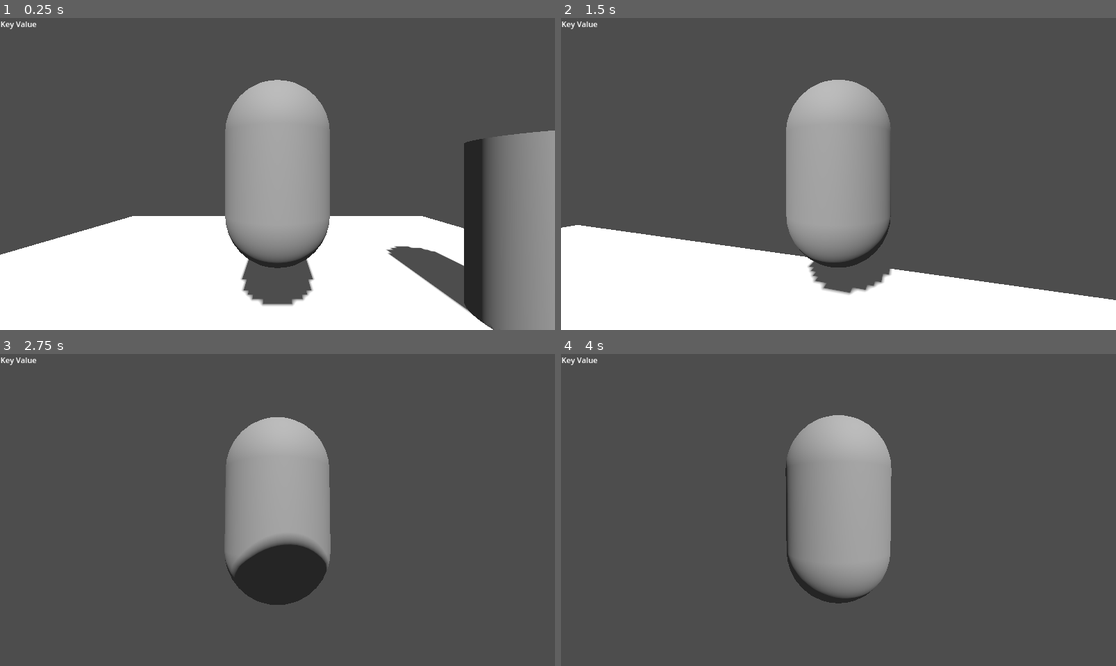
Above: before the commit, frames 1-4 (two rows, left to right).
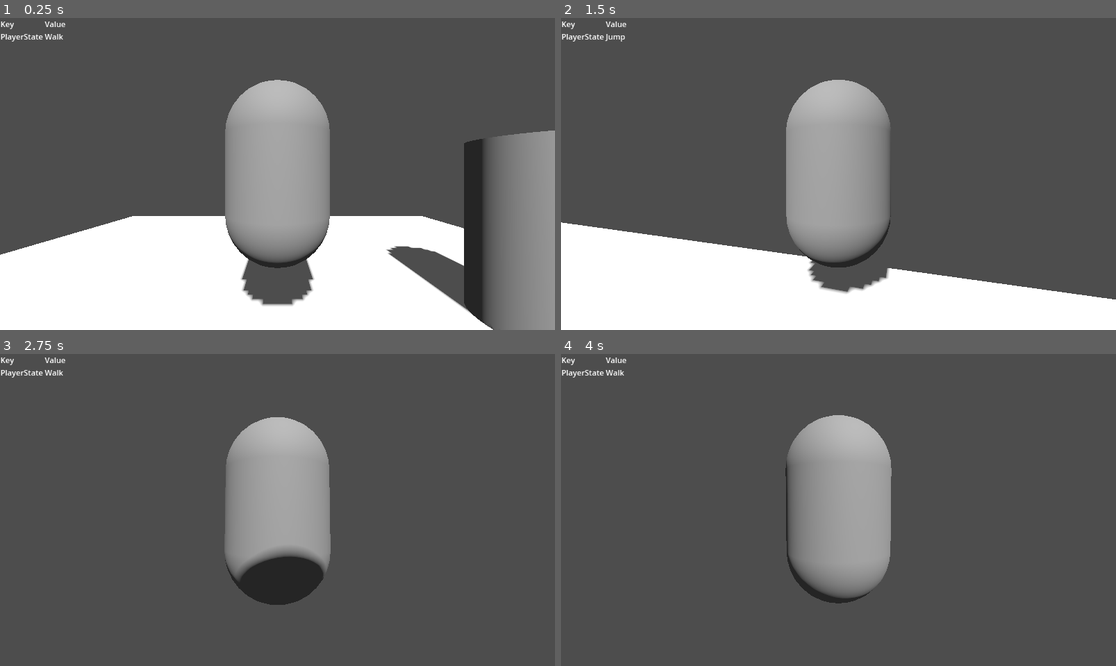
Above: after the commit, the same moments.

Repository: ee0pdt/godot-tps-test
Game: Godot game, scene res://main.tscn
Same seed, same stepped clock (60 frames per second), same inputs: the game is played once before the commit and once after it.
Inputs (mouse positions are in pixels of both pictures, inside the frame that each line leads up to):
- Up to frame 1 (0.25 s): no input
- Up to frame 2 (1.5 s): move the mouse to (866, 174) at 0.52 s; hold Up (forward) from 0.53 s (still down); tap Space (jump) at 0.6, 0.77, 1.07, 1.35 s; move the mouse to (810, 174) at 1.27 s
- Up to frame 3 (2.75 s): keep holding Up (forward); tap Space (jump) at 1.52, 1.82, 2.1 s; move the mouse to (288, 503) at 2.02 s
- Up to frame 4 (4 s): keep holding Up (forward); move the mouse to (832, 516) at 2.77 s; tap Space (jump) at 2.85, 3.02, 3.32, 3.6, 3.77 s; tap Enter at 3.5 s; move the mouse to (877, 513) at 3.52 s

The runs differ from the first frame. In frame 1, 0.2% of the frame differs, in the area x 0-12%, y 1-8%; in frame 2, 0.5%; in frame 3, 1.2%, in the area x 0-60%, y 1-73%; in frame 4, 0.2%.

Commit message:
Added basic states

Diff:
--- /dev/null
+++ b/fsm/state.gd
@@ -0,0 +1,36 @@
+# Virtual base class for all states.
+class_name State
+extends Node
+
+# Reference to the state machine, to call its `transition_to()` method directly.
+# That's one unorthodox detail of our state implementation, as it adds a dependency between the
+# state and the state machine objects, but we found it to be most efficient for our needs.
+# The state machine node will set it.
+var state_machine : StateMachine = null
+
+
+# Virtual function. Receives events from the `_unhandled_input()` callback.
+func handle_input(_event: InputEvent) -> void:
+	pass
+
+
+# Virtual function. Corresponds to the `_process()` callback.
+func update(_delta: float) -> void:
+	pass
+
+
+# Virtual function. Corresponds to the `_physics_process()` callback.
+func physics_update(_delta: float) -> void:
+	pass
+
+
+# Virtual function. Called by the state machine upon changing the active state. The `msg` parameter
+# is a dictionary with arbitrary data the state can use to initialize itself.
+func enter(_msg := {}) -> void:
+	pass
+
+
+# Virtual function. Called by the state machine before changing the active state. Use this function
+# to clean up the state.
+func exit() -> void:
+	pass
--- /dev/null
+++ b/fsm/state_machine.gd
@@ -0,0 +1,53 @@
+# Generic state machine. Initializes states and delegates engine callbacks
+# (_physics_process, _unhandled_input) to the active state.
+class_name StateMachine
+extends Node
+
+# Emitted when transitioning to a new state.
+signal transitioned(state_name)
+
+# Path to the initial active state. We export it to be able to pick the initial state in the inspector.
+@export var initial_state := NodePath()
+
+# The current active state. At the start of the game, we get the `initial_state`.
+@onready var state: State = get_node(initial_state)
+
+var previous_state: State
+
+
+func _ready() -> void:
+	await owner.ready
+	# The state machine assigns itself to the State objects' state_machine property.
+	for child in get_children():
+		child.state_machine = self
+	state.enter()
+
+
+# The state machine subscribes to node callbacks and delegates them to the state objects.
+func _unhandled_input(event: InputEvent) -> void:
+	state.handle_input(event)
+
+
+func _process(delta: float) -> void:
+	state.update(delta)
+
+
+func _physics_process(delta: float) -> void:
+	state.physics_update(delta)
+
+
+# This function calls the current state's exit() function, then changes the active state,
+# and calls its enter function.
+# It optionally takes a `msg` dictionary to pass to the next state's enter() function.
+func transition_to(target_state_name: String, msg: Dictionary = {}) -> void:
+	# Safety check, you could use an assert() here to report an error if the state name is incorrect.
+	# We don't use an assert here to help with code reuse. If you reuse a state in different state machines
+	# but you don't want them all, they won't be able to transition to states that aren't in the scene tree.
+	if not has_node(target_state_name):
+		return
+
+	previous_state = state
+	state.exit()
+	state = get_node(target_state_name)
+	state.enter(msg)
+	emit_signal("transitioned", state.name)
--- a/main.tscn
+++ b/main.tscn
@@ -1,6 +1,10 @@
-[gd_scene load_steps=11 format=3 uid="uid://dv3kj7ex0vmm6"]
+[gd_scene load_steps=15 format=3 uid="uid://dv3kj7ex0vmm6"]
 
-[ext_resource type="Script" path="res://player.gd" id="1_jon36"]
+[ext_resource type="Script" path="res://player/player.gd" id="1_jon36"]
+[ext_resource type="Script" path="res://fsm/state_machine.gd" id="2_jnjgi"]
+[ext_resource type="Script" path="res://player/states/player_idle.gd" id="3_iv1cj"]
+[ext_resource type="Script" path="res://player/states/player_jump.gd" id="4_jjbhr"]
+[ext_resource type="Script" path="res://player/states/player_walk.gd" id="4_wsxh4"]
 
 [sub_resource type="StandardMaterial3D" id="StandardMaterial3D_mbeen"]
 
@@ -51,6 +55,19 @@
 transform = Transform3D(1, 0, 0, 0, 1, 0, 0, 0, 1, 0, 1.78191, 0)
 script = ExtResource("1_jon36")
 
+[node name="PlayerStates" type="Node" parent="Player"]
+script = ExtResource("2_jnjgi")
+initial_state = NodePath("Idle")
+
+[node name="Idle" type="Node" parent="Player/PlayerStates"]
+script = ExtResource("3_iv1cj")
+
+[node name="Walk" type="Node" parent="Player/PlayerStates"]
+script = ExtResource("4_wsxh4")
+
+[node name="Jump" type="Node" parent="Player/PlayerStates"]
+script = ExtResource("4_jjbhr")
+
 [node name="MeshInstance3D2" type="MeshInstance3D" parent="Player"]
 mesh = SubResource("CapsuleMesh_0y156")
 skeleton = NodePath("../..")
--- a/player.gd
+++ /dev/null
@@ -1,45 +0,0 @@
-extends CharacterBody3D
-
-const SPEED = 5.0
-const JUMP_VELOCITY = 4.5
-const MOUSE_SENSITIVITY = 0.3  # Adjust this value to change mouse sensitivity
-
-@onready var pivot: Node3D = $CamOrigin
-@onready var camera: Camera3D = $CamOrigin/Camera3D
-
-# Get the gravity from the project settings to be synced with RigidBody nodes.
-var gravity = ProjectSettings.get_setting("physics/3d/default_gravity")
-
-func _ready():
-	Input.mouse_mode = Input.MOUSE_MODE_CAPTURED
-
-func _input(event):
-	if event is InputEventMouseMotion:
-		rotate_y(deg_to_rad(-event.relative.x * MOUSE_SENSITIVITY))
-		pivot.rotate_x(deg_to_rad(-event.relative.y * MOUSE_SENSITIVITY))
-		pivot.rotation.x = clamp(pivot.rotation.x, deg_to_rad(-90), deg_to_rad(90))
-
-func _physics_process(delta):
-	if not is_on_floor():
-		velocity.y -= gravity * delta
-
-	# Handle Jump.
-	if Input.is_action_just_pressed("jump") and is_on_floor():
-		velocity.y = JUMP_VELOCITY
-
-	if Input.is_action_just_pressed("quit"):
-		get_tree().quit()
-
-	# Get the input direction and handle the movement/deceleration.
-	# As good practice, you should replace UI actions with custom gameplay actions.
-	var input_dir = Input.get_vector("left", "right", "forward", "backward")
-	var direction = (transform.basis * Vector3(input_dir.x, 0, input_dir.y)).normalized()
-
-	if direction:
-		velocity.x = direction.x * SPEED
-		velocity.z = direction.z * SPEED
-	else:
-		velocity.x = move_toward(velocity.x, 0, SPEED)
-		velocity.z = move_toward(velocity.z, 0, SPEED)
-
-	move_and_slide()
--- /dev/null
+++ b/player/player.gd
@@ -0,0 +1,22 @@
+extends CharacterBody3D
+
+class_name Player
+
+const SPEED = 5.0
+const JUMP_VELOCITY = 4.5
+const MOUSE_SENSITIVITY = 0.3  # Adjust this value to change mouse sensitivity
+
+@onready var pivot: Node3D = $CamOrigin
+@onready var camera: Camera3D = $CamOrigin/Camera3D
+
+# Get the gravity from the project settings to be synced with RigidBody nodes.
+var gravity = ProjectSettings.get_setting("physics/3d/default_gravity")
+
+func _ready():
+	Input.mouse_mode = Input.MOUSE_MODE_CAPTURED
+
+func _input(event):
+	if event is InputEventMouseMotion:
+		rotate_y(deg_to_rad(-event.relative.x * MOUSE_SENSITIVITY))
+		pivot.rotate_x(deg_to_rad(-event.relative.y * MOUSE_SENSITIVITY))
+		pivot.rotation.x = clamp(pivot.rotation.x, deg_to_rad(-90), deg_to_rad(90))
--- /dev/null
+++ b/player/states/player_idle.gd
@@ -0,0 +1,56 @@
+extends State
+
+var player : Player
+
+
+# Receives events from the `_unhandled_input()` callback.
+func handle_input(_event: InputEvent) -> void:
+	pass
+
+
+# Corresponds to the `_process()` callback.
+func update(_delta: float) -> void:
+	pass
+
+
+# Corresponds to the `_physics_process()` callback.
+func physics_update(delta: float) -> void:
+	if not player.is_on_floor():
+		player.velocity.y -= player.gravity * delta
+
+	# Handle Jump.
+	if Input.is_action_just_pressed("jump") and player.is_on_floor():
+		state_machine.transition_to("Jump")
+
+	if Input.is_action_just_pressed("quit"):
+		get_tree().quit()
+
+	# Get the input direction and handle the movement/deceleration.
+	# As good practice, you should replace UI actions with custom gameplay actions.
+	var input_dir = Input.get_vector("left", "right", "forward", "backward")
+	var direction = (player.transform.basis * Vector3(input_dir.x, 0, input_dir.y)).normalized()
+
+	if direction:
+		player.velocity.x = direction.x * player.SPEED
+		player.velocity.z = direction.z * player.SPEED
+	else:
+		player.velocity.x = move_toward(player.velocity.x, 0, player.SPEED)
+		player.velocity.z = move_toward(player.velocity.z, 0, player.SPEED)
+
+	if player.velocity.length() > 0.0:
+		state_machine.transition_to("Walk")
+
+	player.move_and_slide()
+
+
+# Called by the state machine upon changing the active state. The `msg` parameter
+# is a dictionary with arbitrary data the state can use to initialize itself.
+func enter(_msg := {}) -> void:
+	Debug.print_value("PlayerState", "Idle")
+	player = state_machine.get_parent()
+
+
+# Called by the state machine before changing the active state. Use this function
+# to clean up the state.
+func exit() -> void:
+	pass
--- /dev/null
+++ b/player/states/player_jump.gd
@@ -0,0 +1,38 @@
+extends State
+
+var player : Player
+
+
+# Receives events from the `_unhandled_input()` callback.
+func handle_input(_event: InputEvent) -> void:
+	pass
+
+
+# Corresponds to the `_process()` callback.
+func update(_delta: float) -> void:
+	pass
+
+
+# Corresponds to the `_physics_process()` callback.
+func physics_update(delta: float) -> void:
+	if player.is_on_floor():
+		state_machine.transition_to("Idle")
+		return
+
+	player.velocity.y -= player.gravity * delta
+
+	player.move_and_slide()
+
+
+# Called by the state machine upon changing the active state. The `msg` parameter
+# is a dictionary with arbitrary data the state can use to initialize itself.
+func enter(_msg := {}) -> void:
+	Debug.print_value("PlayerState", "Jump")
+	player = state_machine.get_parent()
+	player.velocity.y = player.JUMP_VELOCITY
+
+
+# Called by the state machine before changing the active state. Use this function
+# to clean up the state.
+func exit() -> void:
+	pass
--- /dev/null
+++ b/player/states/player_walk.gd
@@ -0,0 +1,56 @@
+extends State
+
+var player : Player
+
+
+# Receives events from the `_unhandled_input()` callback.
+func handle_input(_event: InputEvent) -> void:
+	pass
+
+
+# Corresponds to the `_process()` callback.
+func update(_delta: float) -> void:
+	pass
+
+
+# Corresponds to the `_physics_process()` callback.
+func physics_update(delta: float) -> void:
+	if not player.is_on_floor():
+		player.velocity.y -= player.gravity * delta
+
+	# Handle Jump.
+	if Input.is_action_just_pressed("jump") and player.is_on_floor():
+		state_machine.transition_to("Jump")
+
+	if Input.is_action_just_pressed("quit"):
+		get_tree().quit()
+
+	# Get the input direction and handle the movement/deceleration.
+	# As good practice, you should replace UI actions with custom gameplay actions.
+	var input_dir = Input.get_vector("left", "right", "forward", "backward")
+	var direction = (player.transform.basis * Vector3(input_dir.x, 0, input_dir.y)).normalized()
+
+	if direction:
+		player.velocity.x = direction.x * player.SPEED
+		player.velocity.z = direction.z * player.SPEED
+	else:
+		player.velocity.x = move_toward(player.velocity.x, 0, player.SPEED)
+		player.velocity.z = move_toward(player.velocity.z, 0, player.SPEED)
+
+	if player.velocity.length() < 1.0:
+		state_machine.transition_to("Idle")
+
+	player.move_and_slide()
+
+
+# Called by the state machine upon changing the active state. The `msg` parameter
+# is a dictionary with arbitrary data the state can use to initialize itself.
+func enter(_msg := {}) -> void:
+	Debug.print_value("PlayerState", "Walk")
+	player = state_machine.get_parent()
+
+
+# Called by the state machine before changing the active state. Use this function
+# to clean up the state.
+func exit() -> void:
+	pass
